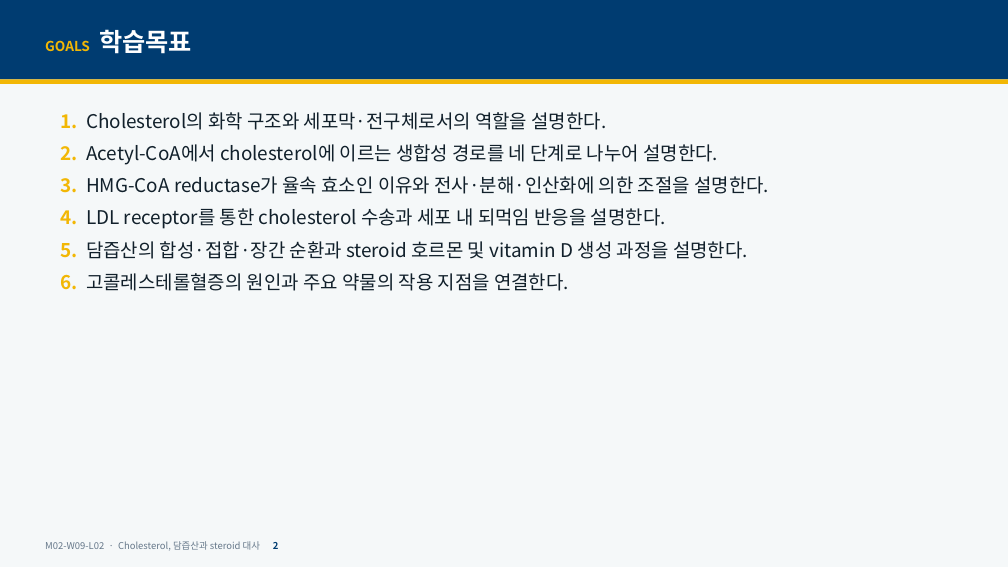
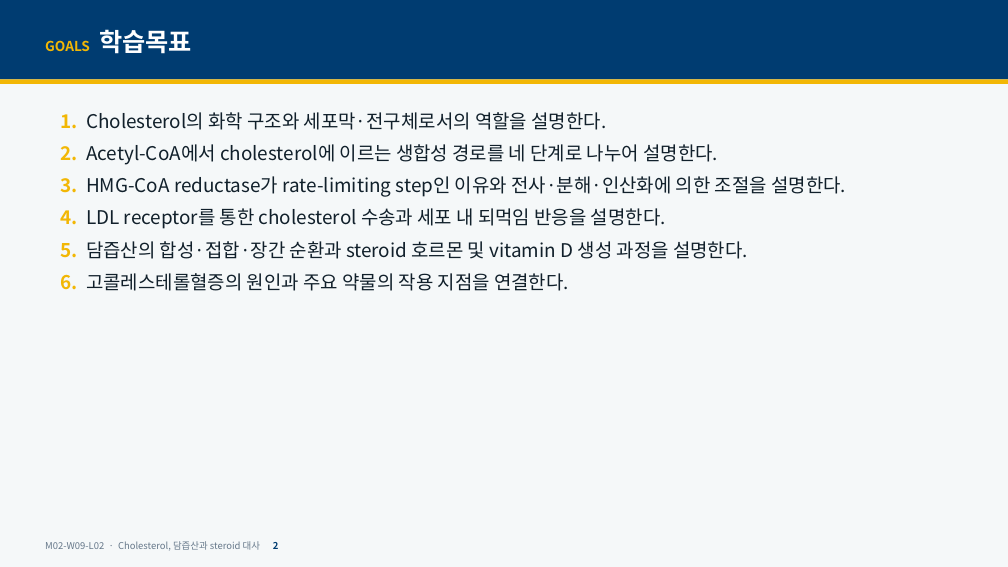
Before and after one commit to hoperiasd2/hoperiasd2.github.io, a slide deck: slide 2 of curriculum/M02/W09/L02/slides.pptx. Drawn at 1008x567 pixels with LibreOffice and Linux fonts; fonts in the diff are those of the drawing. Boxes give left, top, right and bottom in pixels: in the first picture for what was removed or moved away, otherwise in the second. Text is boxed around its words. In the diff, an @@ line names an element or a change of style, - is before the commit and + after.

```diff
--- a/curriculum/M02/W09/L02/slides.pptx
+++ b/curriculum/M02/W09/L02/slides.pptx
@@ text at (60, 176, 846, 197): text changed @@
-3. HMG-CoA reductase가 율속 효소인 이유와 전사·분해·인산화에 의한 조절을 설명한다.
+3. HMG-CoA reductase가 rate-limiting step인 이유와 전사·분해·인산화에 의한 조절을 설명한다.
```
Also in this commit, not shown: 40 other slides changed, 1 slide added, 6 other files.
